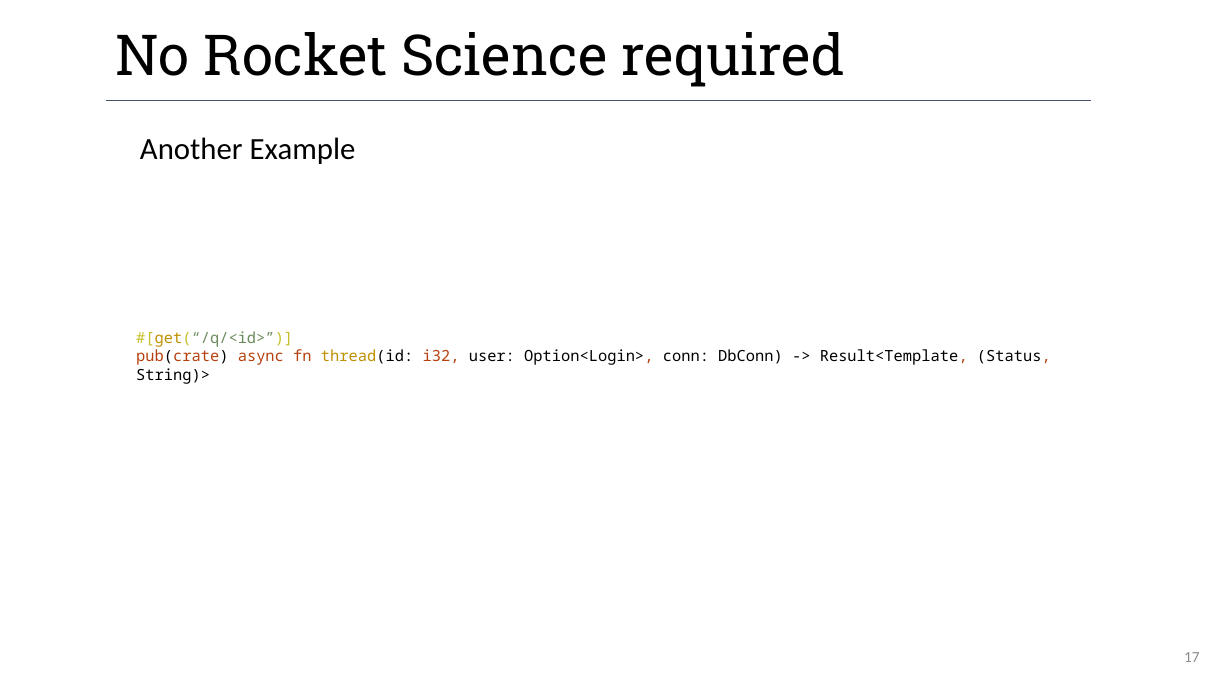
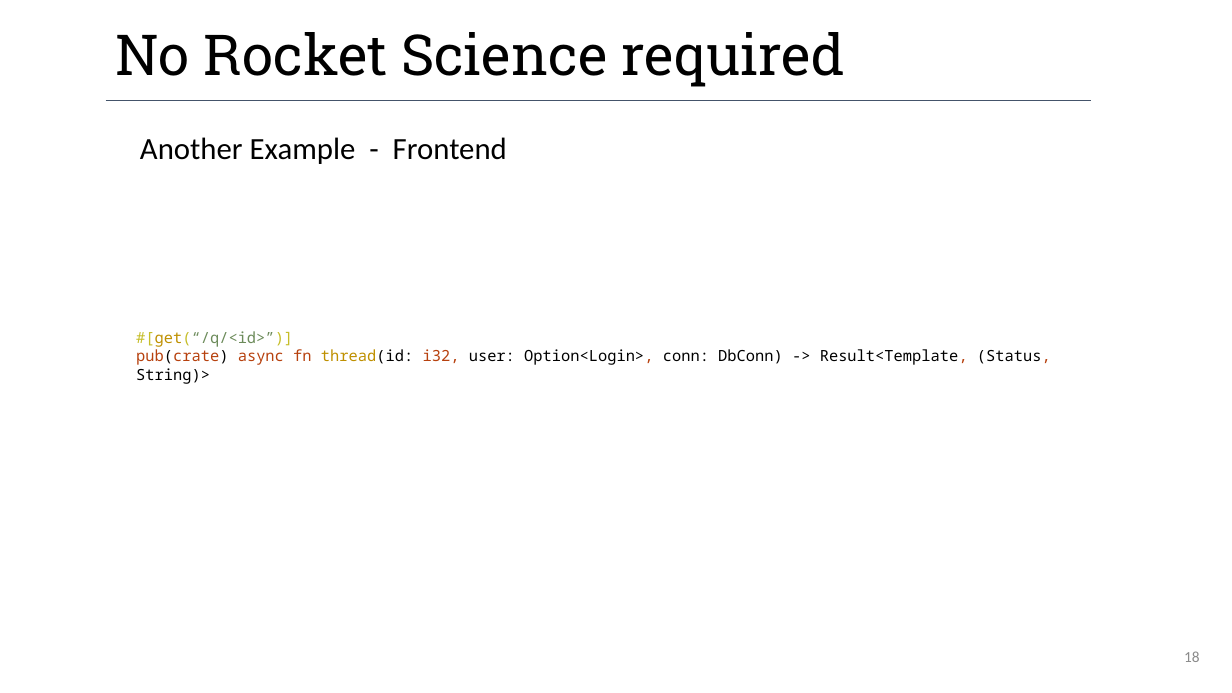
Before and after one commit to FlorianKohn/RustOverflow, a slide deck: slide 18 of talk/Rust Overflow.pptx (slide 17 before the commit). Drawn at 1232x693 pixels with LibreOffice and Linux fonts; fonts in the diff are those of the drawing; background and template pictures are left out. Boxes give left, top, right and bottom in pixels: in the first picture for what was removed or moved away, otherwise in the second. Text is boxed around its words. In the diff, an @@ line names an element or a change of style, - is before the commit and + after.

```diff
--- a/talk/Rust Overflow.pptx
+++ b/talk/Rust Overflow.pptx
@@ text at (140,137,507,164): text changed @@
-Another Example
+Another Example - Frontend
@@ page number at (1184,651,1200,662): text changed @@
-17
+18
```
Also in this commit, not shown: 18 other slides changed, 1 slide added, 1 other file.
